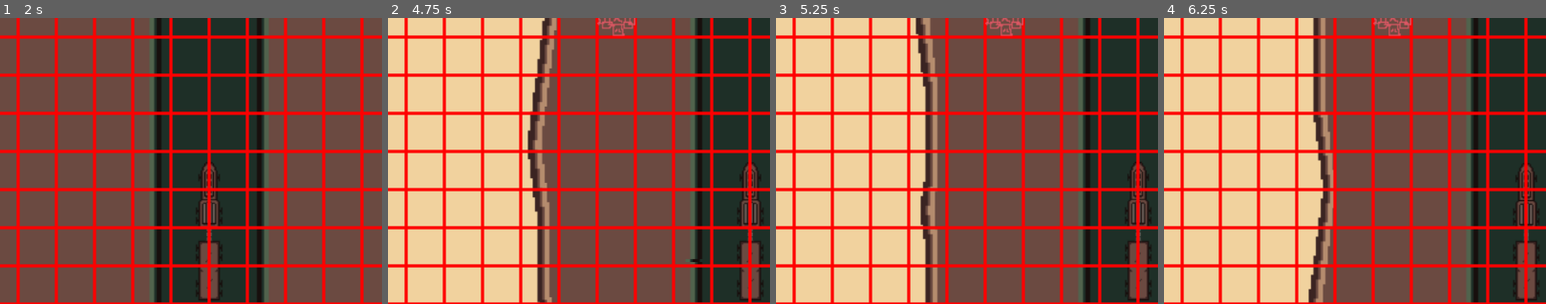
Above: before the commit, frames 1-4 (left to right).
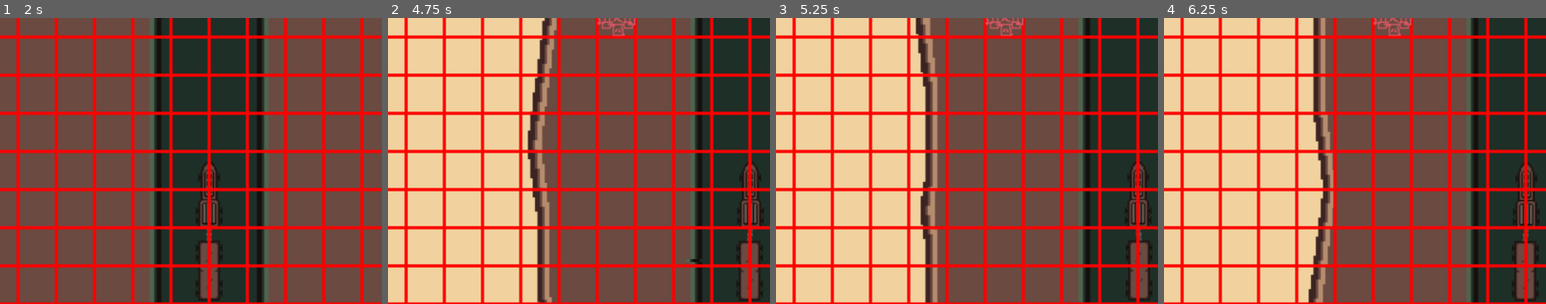
Above: after the commit, the same moments.

Repository: comfy-gamedev/ludum-dare-59
Game: Godot game, scene res://scenes/main_menu/main_menu.tscn
Same seed, same stepped clock (60 frames per second), same inputs: the game is played once before the commit and once after it.
Inputs (mouse positions are % of the whole screen's width and height, from its top left):
- Up to frame 1 (2 s): click "Start Game" at 0.5 s; tap Enter at 1.25 s; move the mouse to (72, 45) at 1.27 s; click (72, 45) at 1.42 s
- Up to frame 2 (4.75 s): click "START TURN" at 2 s; click "START TURN" at 2.75 s; click "START TURN" at 3.5 s; move the mouse to (30, 55) at 4.27 s; click (30, 55) at 4.42 s
- Up to frame 3 (5.25 s): move the mouse to (60, 28) at 5.02 s; click (60, 28) at 5.17 s
- Up to frame 4 (6.25 s): move the mouse to (45, 70) at 5.77 s; click (45, 70) at 5.92 s
The pictures show only the part of the screen within x 23-73%, y 50-100%; the shares and areas given below are measured in that part.

Frame 1 is identical in both runs. In frame 2, 0.1% of the frame differs, in the area x 92-98%, y 75-98%; in frame 3, 0.2%; in frame 4, 0.2%.

Commit message:
caboose script organization and shimmy logic

Diff:
--- a/objects/train/caboose.gd
+++ b/objects/train/caboose.gd
@@ -1,10 +1,21 @@
 extends Node2D
+
+@onready var caboose_sprite = %Sprite2D
 
 const X_SPEED = 100
 var new_pos = null
-var moving_direction = "NONE" # | "RIGHT" | "LEFT" | "DOWN" | "UP"
+var moving_direction = "NONE" # | "RIGHT" | "LEFT" | "DOWN" ? | "UP" ?
+
+var shimmy_duration: float = 0.25
+var shimmy_intensity: float = 0.25
+var _shimmy_timer: float = 0.0
+var original_sprite_pos: Vector2
 
 func _process(delta):
+	process_shimmy(delta)
+	process_follow_movement(delta)
+
+func process_follow_movement(delta):
 	if new_pos != null:
 		if moving_direction == "RIGHT":
 			if new_pos.x > position.x:
@@ -22,6 +33,17 @@
 		moving_direction = "NONE"
 		rotation_degrees = 0
 
+func process_shimmy(delta):
+	if _shimmy_timer > 0.0:
+		_shimmy_timer -= delta
+		var offset = Vector2(
+			randf_range(-shimmy_intensity, shimmy_intensity),
+			randf_range(-shimmy_intensity, shimmy_intensity)
+		)
+		caboose_sprite.position += offset
+	else:
+		caboose_sprite.position = original_sprite_pos
+
 func _on_engine_update_train_position(target_pos: Vector2):
 	await get_tree().create_timer(0.1).timeout
 
@@ -33,3 +55,9 @@
 		rotation_degrees -= 10
 
 	new_pos = target_pos
+
+func initiate_shimmy():
+	_shimmy_timer = shimmy_duration
+
+func _on_shimmy_timer_timeout():
+	initiate_shimmy()
--- a/objects/train/caboose.tscn
+++ b/objects/train/caboose.tscn
@@ -7,4 +7,11 @@
 script = ExtResource("1_3u86x")
 
 [node name="Sprite2D" type="Sprite2D" parent="." unique_id=1057995835]
+unique_name_in_owner = true
 texture = ExtResource("1_23tvs")
+
+[node name="ShimmyTimer" type="Timer" parent="." unique_id=1081903085]
+wait_time = 0.5
+autostart = true
+
+[connection signal="timeout" from="ShimmyTimer" to="." method="_on_shimmy_timer_timeout"]
